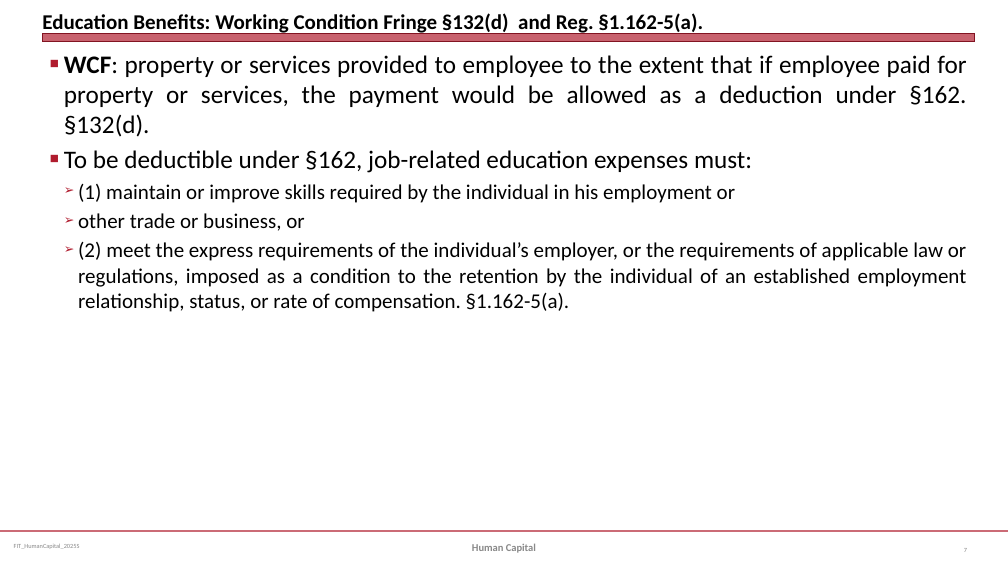
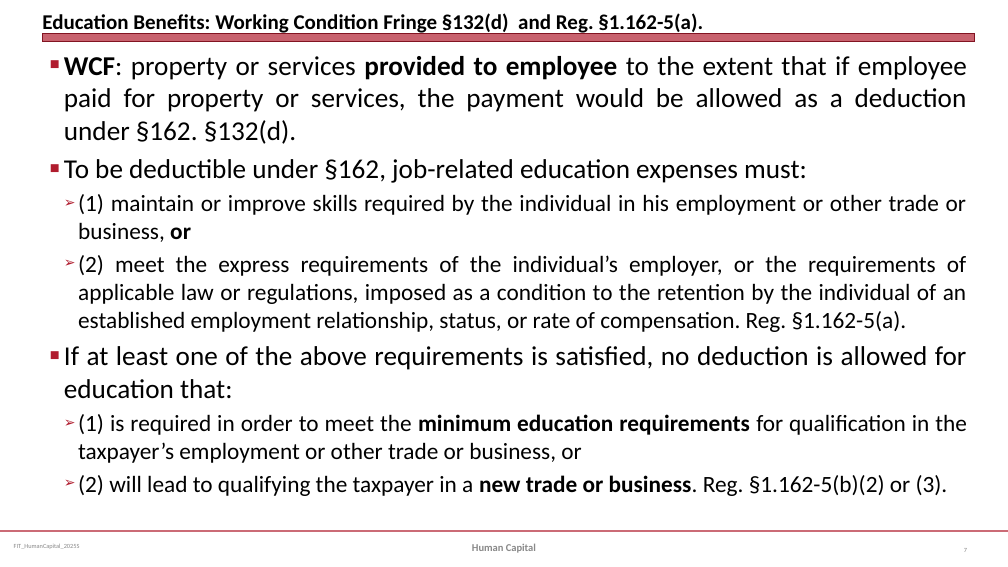
Before and after one commit to jmc877/Fed-Income-Tax, a slide deck: slide 7 of slides/FIT_HumanCapital_2025S.pptx. Drawn at 1008x567 pixels with LibreOffice and Linux fonts; fonts in the diff are those of the drawing. Boxes give left, top, right and bottom in pixels: in the first picture for what was removed or moved away, otherwise in the second. Text is boxed around its words. In the diff, an @@ line names an element or a change of style, - is before the commit and + after.

```diff
--- a/slides/FIT_HumanCapital_2025S.pptx
+++ b/slides/FIT_HumanCapital_2025S.pptx
@@ text at (64, 56, 967, 183): size 24 to 25.9 pt in "WCF: property or services provided to employee ...", "To be deductible under §162, job-related education ..."; bold on in "provided to employee" @@
@@ text at (64, 194, 967, 496): text changed; size 20 to 22.2 pt @@
-  ➢ (1) maintain or improve skills required by the individual in his employment or
-  ➢ other trade or business, or
-  ➢ (2) meet the express requirements of the individual’s employer, or the requirements of applicable law or regulations, imposed as a condition to the retention by the individual of an established employment relationship, status, or rate of compensation. §1.162-5(a).
+  ➢ (1) maintain or improve skills required by the individual in his employment or other trade or business, or
+  ➢ (2) meet the express requirements of the individual’s employer, or the requirements of applicable law or regulations, imposed as a condition to the retention by the individual of an established employment relationship, status, or rate of compensation. Reg. §1.162-5(a).
+■ If at least one of the above requirements is satisfied, no deduction is allowed for education that:
+  ➢ (1) is required in order to meet the minimum education requirements for qualification in the taxpayer’s employment or other trade or business, or
+  ➢ (2) will lead to qualifying the taxpayer in a new trade or business. Reg. §1.162-5(b)(2) or (3).
```
Also in this commit, not shown: 9 slides removed, 2 other files.
